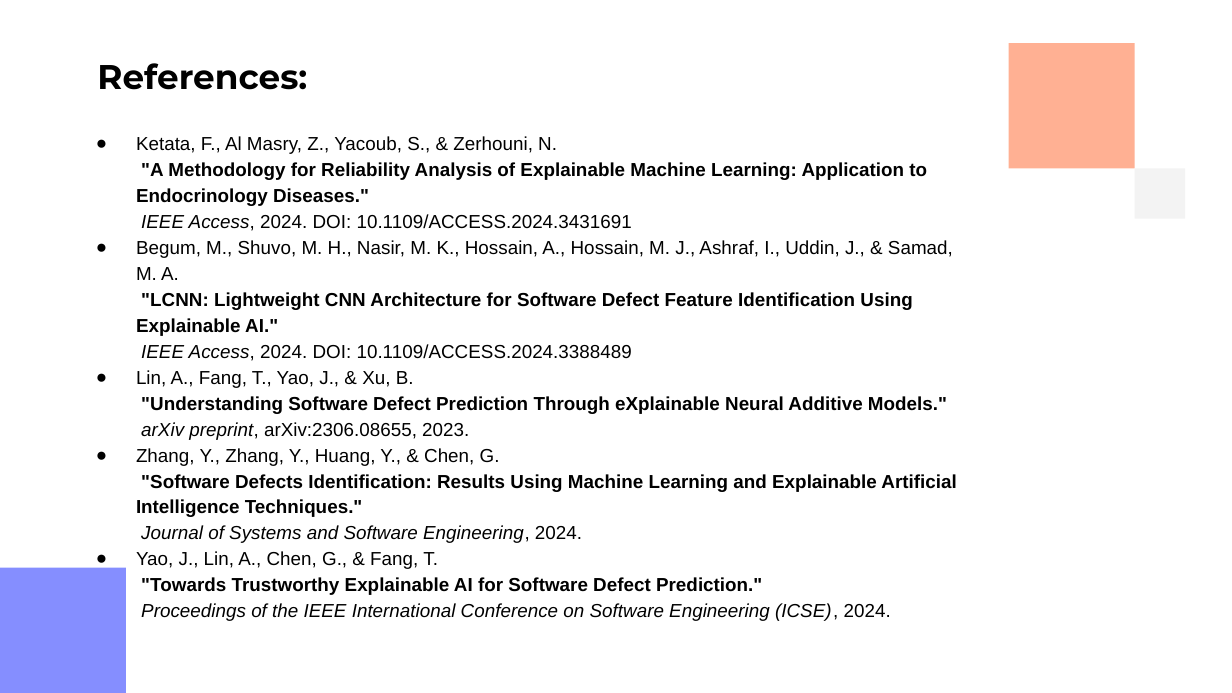
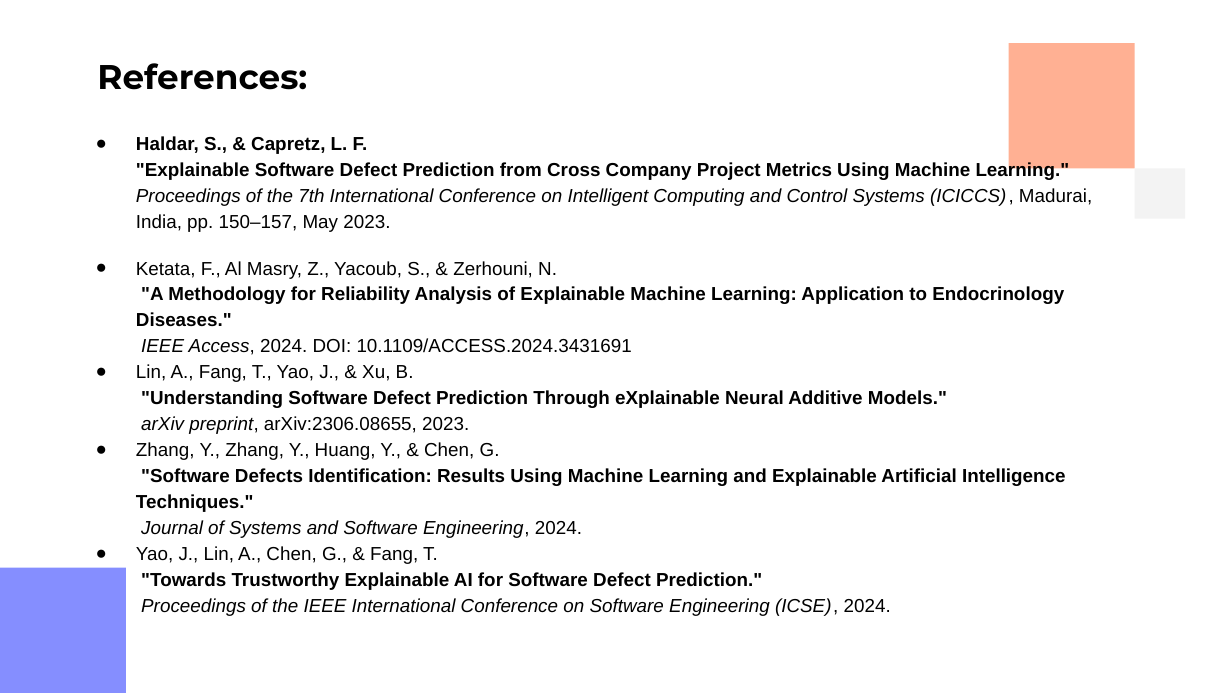
Before and after one commit to uditjain100/TrustX-Defect, a slide deck: slide 20 of Documentation/24CSM1R23_Mid_4th.pptx. Drawn at 1232x693 pixels with LibreOffice and Linux fonts; fonts in the diff are those of the drawing. Boxes give left, top, right and bottom in pixels: in the first picture for what was removed or moved away, otherwise in the second. Text is boxed around its words. In the diff, an @@ line names an element or a change of style, - is before the commit and + after.

```diff
--- a/Documentation/24CSM1R23_Mid_4th.pptx
+++ b/Documentation/24CSM1R23_Mid_4th.pptx
@@ text at (136, 136, 1092, 232): paragraph added @@
+● Haldar, S., & Capretz, L. F.
+  "Explainable Software Defect Prediction from Cross Company Project Metrics Using Machine Learning."
+  Proceedings of the 7th International Conference on Intelligent Computing and Control Systems (ICICCS), Madurai, India, pp. 150–157, May 2023.
@@ text at (136, 240, 953, 361): paragraph removed @@
-● Begum, M., Shuvo, M. H., Nasir, M. K., Hossain, A., Hossain, M. J., Ashraf, I., Uddin, J., & Samad, M. A.
-  "LCNN: Lightweight CNN Architecture for Software Defect Feature Identification Using Explainable AI."
-  IEEE Access, 2024. DOI: 10.1109/ACCESS.2024.3388489
```
Also in this commit, not shown: 4 other slides changed, 6 other files.
